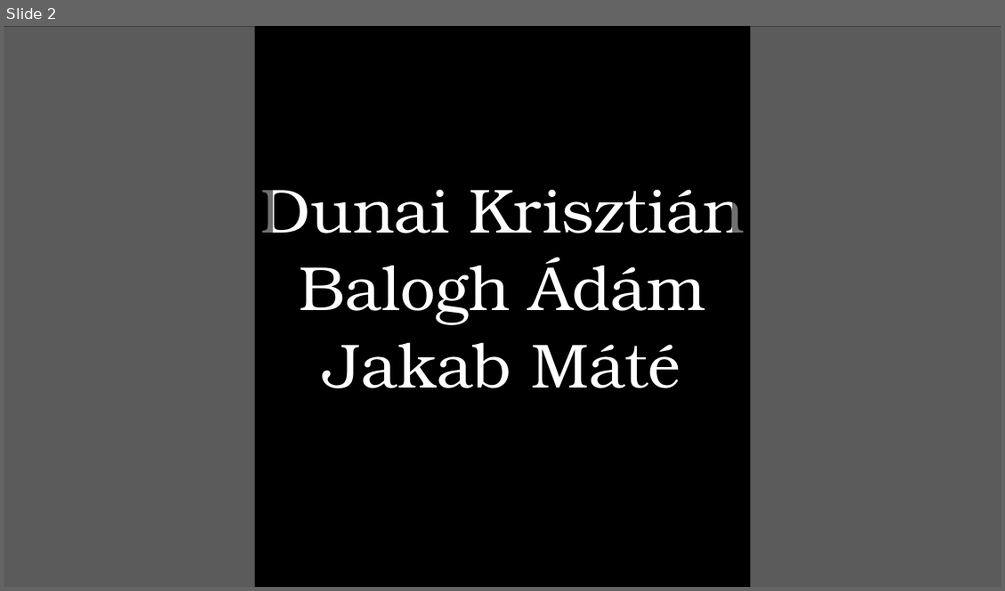
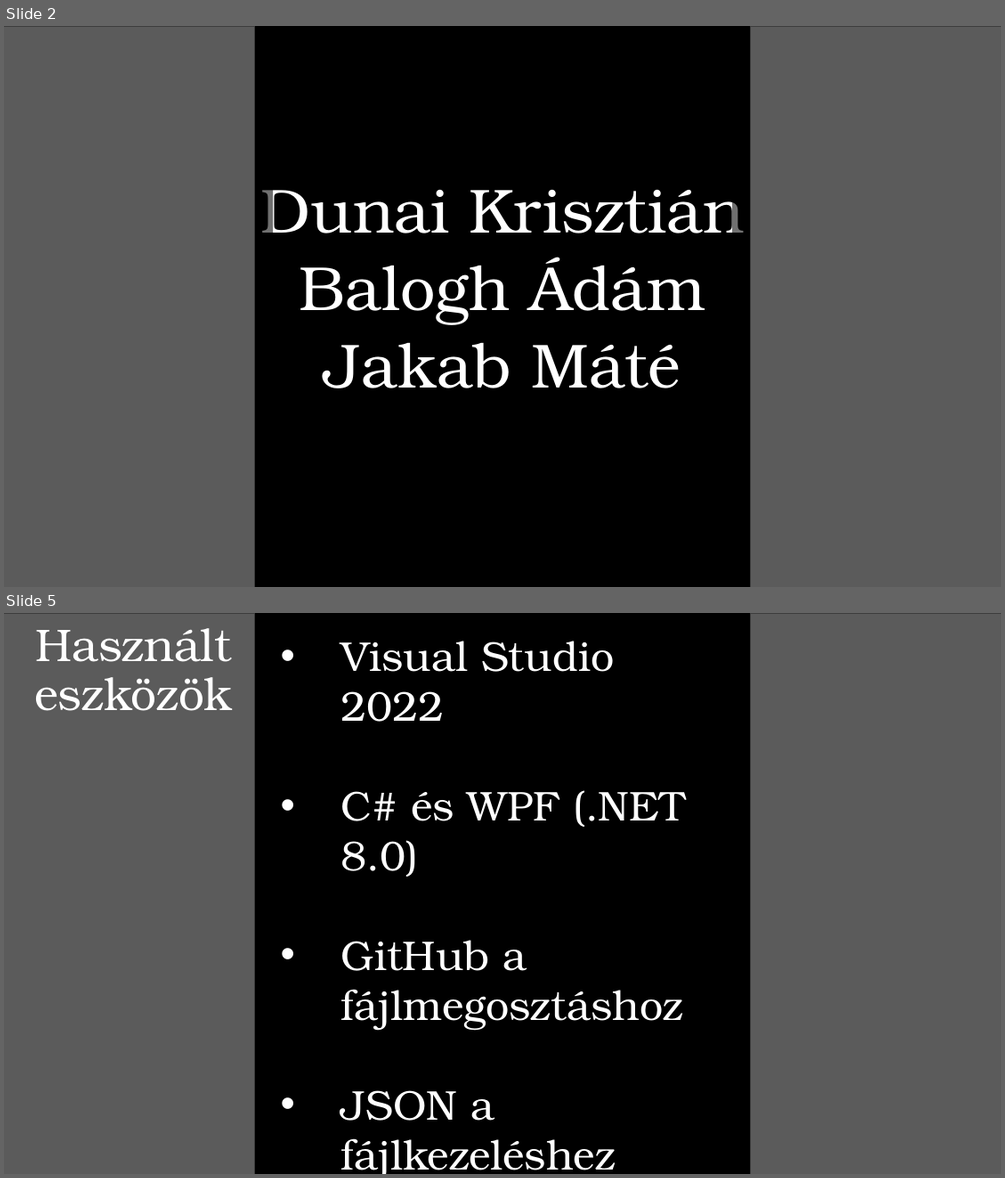
Before and after one commit to balogha2005/Tetris-projekt, a slide deck: PPT/Tetrisz ppt.pptx. Shown one above the other, each under a label of ours: slide 2 before the commit, slides 2 and 5 after it; the slides between them are not shown. The pictures are 1005x591 and 1005x1178 pixels, drawn with LibreOffice and Linux fonts; fonts in the diff are those of the drawing; grey boxes stand for pictures. Boxes give left, top, right and bottom in pixels: in the first picture for what was removed or moved away, otherwise in the second. Text is boxed around its words. In the diff, an @@ line names an element or a change of style, - is before the commit and + after.

```diff
--- a/PPT/Tetrisz ppt.pptx
+++ b/PPT/Tetrisz ppt.pptx
@@ slide 5 added at box(4, 613, 1001, 1174), background #000000 @@
@@ picture added at box(4, 613, 254, 1174) @@
@@ rectangle added at box(4, 613, 273, 1174), fill #000000 at 56% opacity @@
@@ title added at box(34, 628, 232, 711), 44 pt, text #FFFFFF @@
+Használt eszközök
@@ rectangle added at box(732, 613, 1001, 1174), fill #000000 at 56% opacity @@
@@ picture added at box(751, 613, 1001, 1174) @@
@@ text added at box(341, 641, 685, 1120), 40 pt, text #FFFFFF @@
+• Visual Studio 2022
+• C# és WPF (.NET 8.0)
+• GitHub a fájlmegosztáshoz
+• JSON a fájlkezeléshez
```
Also in this commit, not shown: 2 slides changed, 6 other slides added, 6 slides removed.
